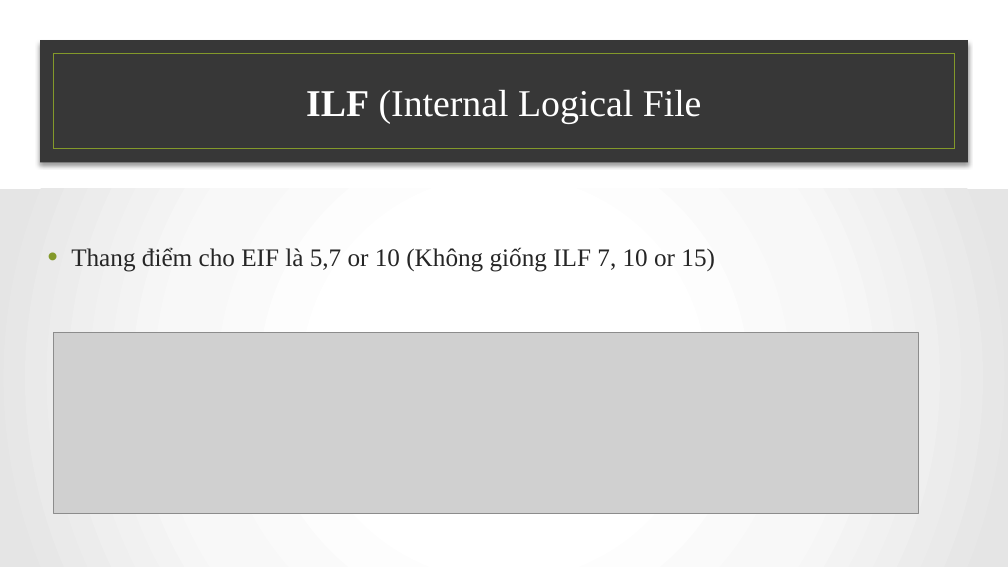
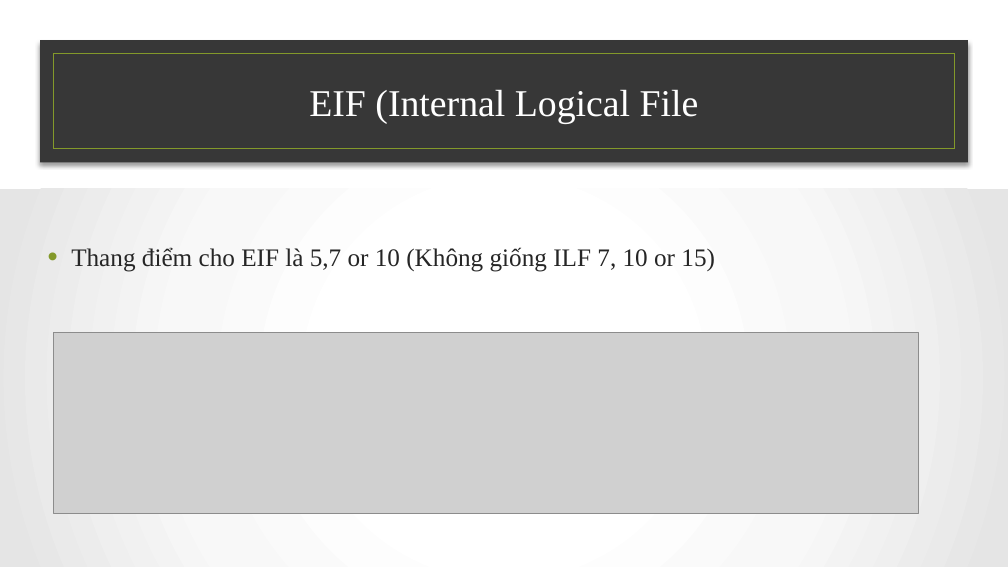
Before and after one commit to NamBang/CEMEM, a slide deck: slide 33 of Funciton-Point .pptx (slide 32 before the commit). Drawn at 1008x567 pixels with LibreOffice and Linux fonts; fonts in the diff are those of the drawing; grey boxes stand for pictures; background and template pictures are left out. Boxes give left, top, right and bottom in pixels: in the first picture for what was removed or moved away, otherwise in the second. Text is boxed around its words. In the diff, an @@ line names an element or a change of style, - is before the commit and + after.

```diff
--- a/Funciton-Point .pptx
+++ b/Funciton-Point .pptx
@@ title at (x1=309, y1=89, x2=699, y2=124): text changed @@
-ILF (Internal Logical File
+EIF (Internal Logical File
```
Also in this commit, not shown: 10 other slides changed, 4 slides added, 1 slide removed.
